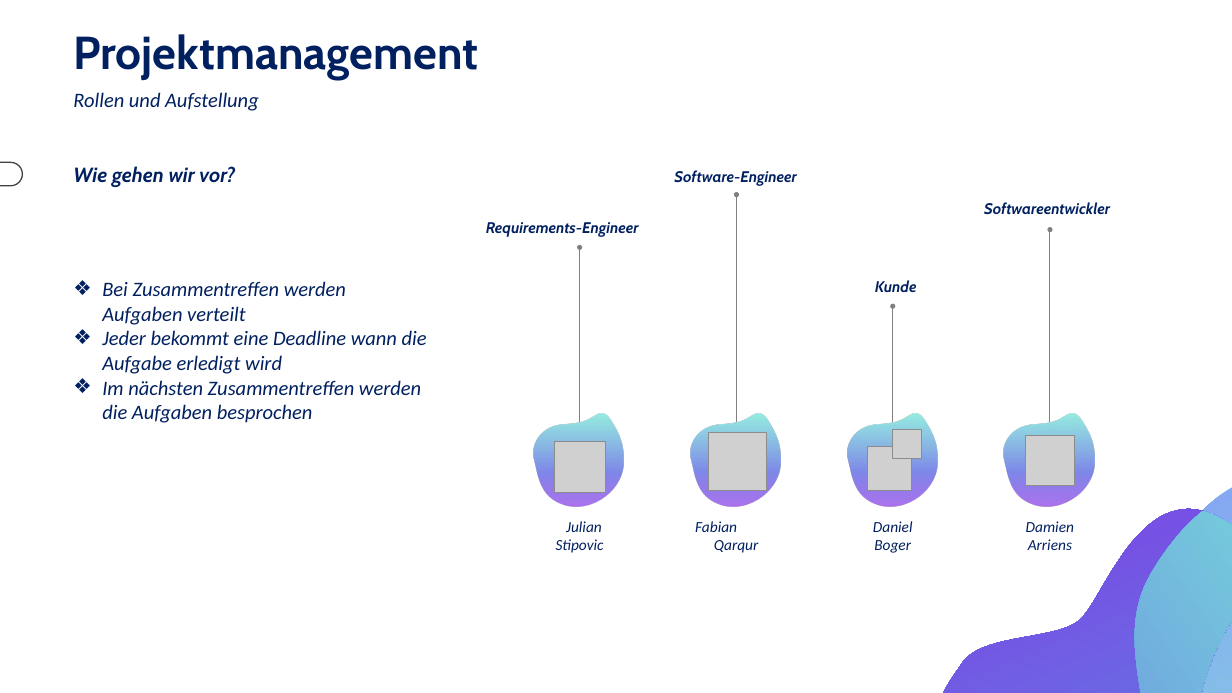
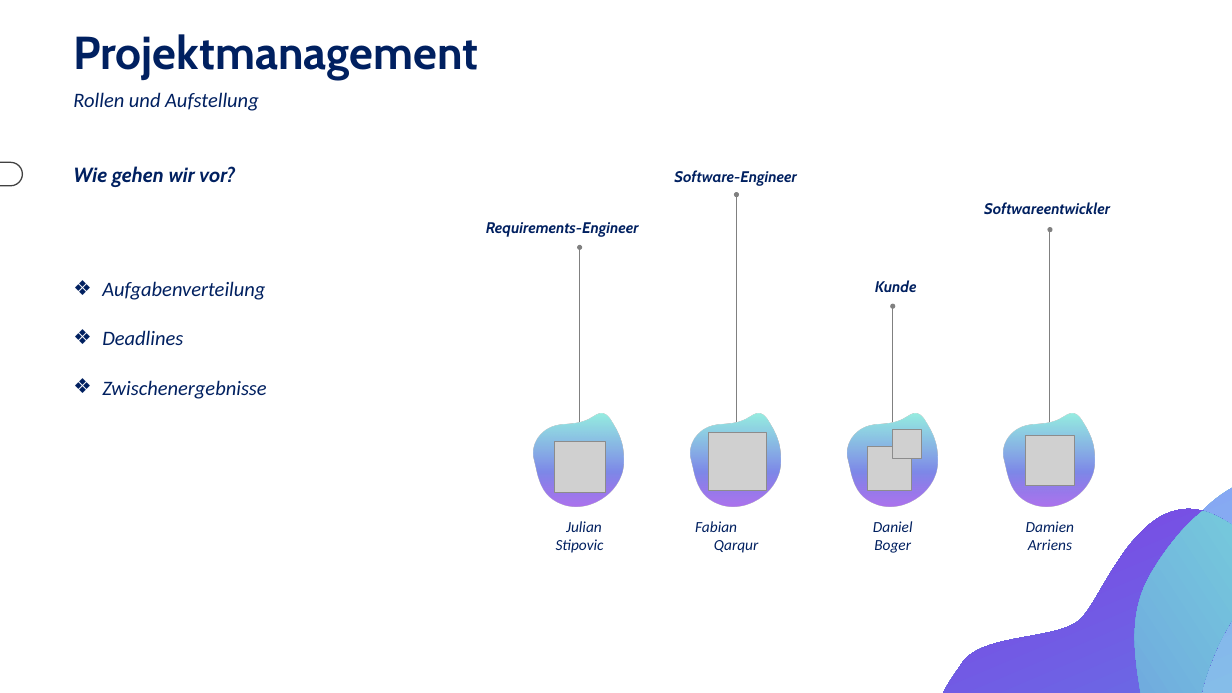
Before and after one commit to DaM1eN02/product-navigator-back-end, a slide deck: slide 5 of Fallstudie/Zwischenpräsentation.pptx. Drawn at 1232x693 pixels with LibreOffice and Linux fonts; fonts in the diff are those of the drawing; grey boxes stand for pictures. Boxes give left, top, right and bottom in pixels: in the first picture for what was removed or moved away, otherwise in the second. Text is boxed around its words. In the diff, an @@ line names an element or a change of style, - is before the commit and + after.

```diff
--- a/Fallstudie/Zwischenpräsentation.pptx
+++ b/Fallstudie/Zwischenpräsentation.pptx
@@ text at box(102, 281, 266, 399): text changed @@
-❖ Bei Zusammentreffen werden Aufgaben verteilt
-❖ Jeder bekommt eine Deadline wann die Aufgabe erledigt wird
-❖ Im nächsten Zusammentreffen werden die Aufgaben besprochen
+❖ Aufgabenverteilung
+❖ Deadlines
+❖ Zwischenergebnisse
```
Also in this commit, not shown: 7 other slides changed, 9 slides added.
